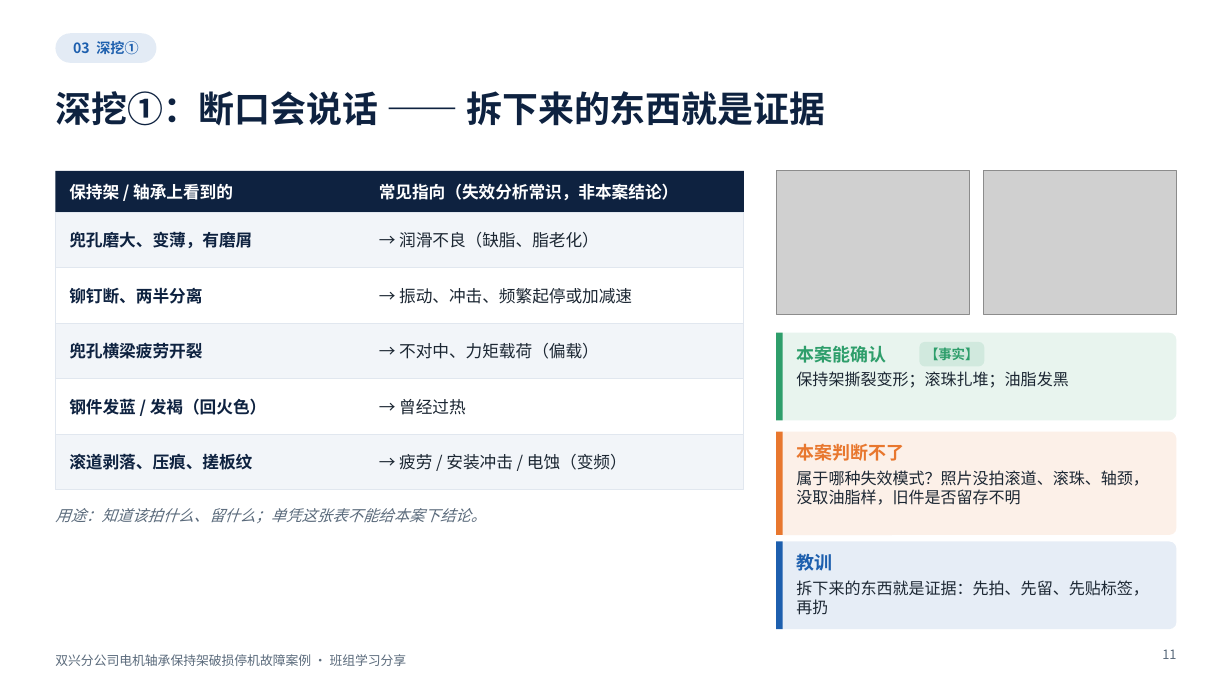
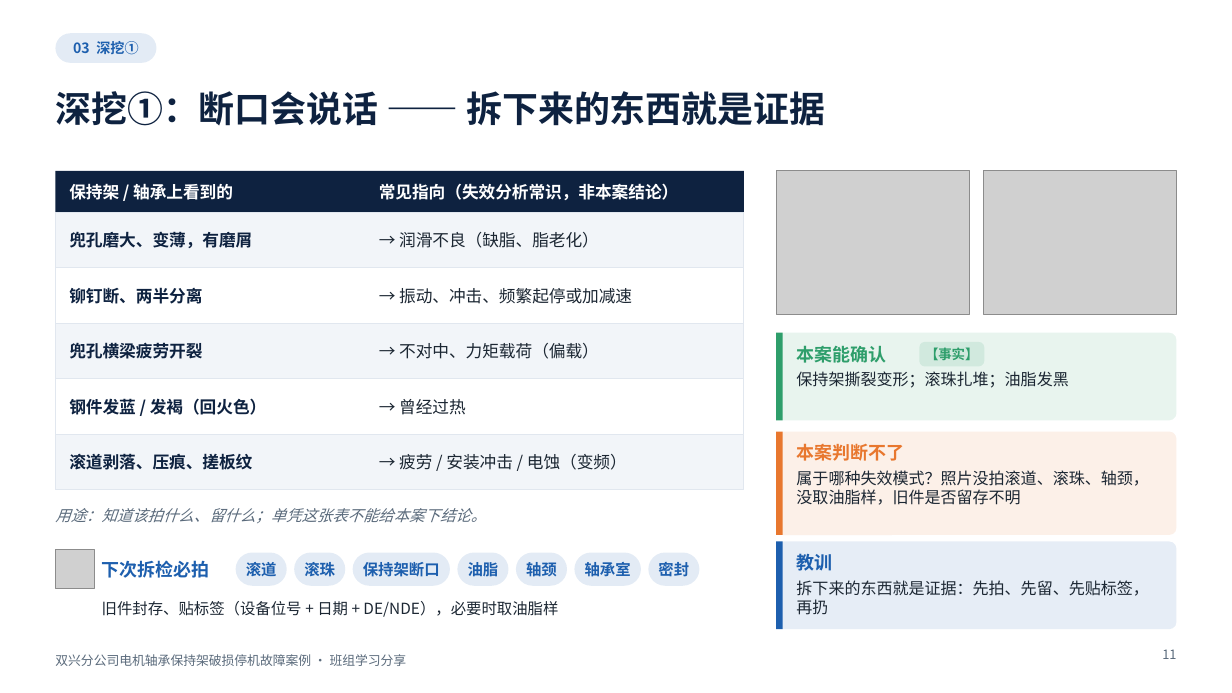
Before and after one commit to tdhvfrtz2r-netizen/YUGAFU, a slide deck: slide 11 of bearing_case_v2/out/bearing_case_v2.pptx. Drawn at 1232x693 pixels with LibreOffice and Linux fonts; fonts in the diff are those of the drawing; grey boxes stand for pictures; background and template pictures are left out. Boxes give left, top, right and bottom in pixels: in the first picture for what was removed or moved away, otherwise in the second. Text is boxed around its words. In the diff, an @@ line names an element or a change of style, - is before the commit and + after.

```diff
--- a/bearing_case_v2/out/bearing_case_v2.pptx
+++ b/bearing_case_v2/out/bearing_case_v2.pptx
@@ picture added at [55, 550, 94, 589] @@
@@ text added at [102, 560, 210, 578], 14 pt, text #1D5FAE, bold @@
+下次拆检必拍
@@ rounded rectangle added at [236, 553, 287, 586], fill #1D5FAE at 12% opacity, 12 pt, text #1D5FAE, bold @@
+滚道
@@ rounded rectangle added at [294, 553, 345, 586], fill #1D5FAE at 12% opacity, 12 pt, text #1D5FAE, bold @@
+滚珠
@@ rounded rectangle added at [353, 553, 450, 586], fill #1D5FAE at 12% opacity, 12 pt, text #1D5FAE, bold @@
+保持架断口
@@ rounded rectangle added at [457, 553, 508, 586], fill #1D5FAE at 12% opacity, 12 pt, text #1D5FAE, bold @@
+油脂
@@ rounded rectangle added at [516, 553, 567, 586], fill #1D5FAE at 12% opacity, 12 pt, text #1D5FAE, bold @@
+轴颈
@@ rounded rectangle added at [575, 553, 641, 586], fill #1D5FAE at 12% opacity, 12 pt, text #1D5FAE, bold @@
+轴承室
@@ rounded rectangle added at [649, 553, 700, 586], fill #1D5FAE at 12% opacity, 12 pt, text #1D5FAE, bold @@
+密封
@@ text added at [102, 601, 558, 617], 12 pt, text #1C2733 @@
+旧件封存、贴标签（设备位号 + 日期 + DE/NDE），必要时取油脂样
```
Also in this commit, not shown: 1 other slide changed, 8 other files.
